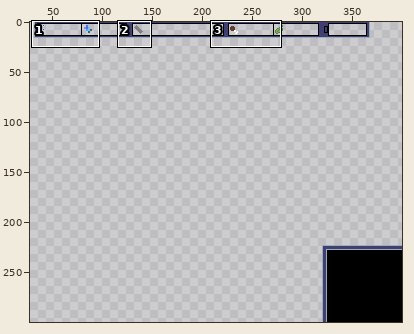
Two versions of one sprite sheet, data/images/guid.png. The picture above shows the old version from afar; the outline marks the close-up.
Close-up. As it was:
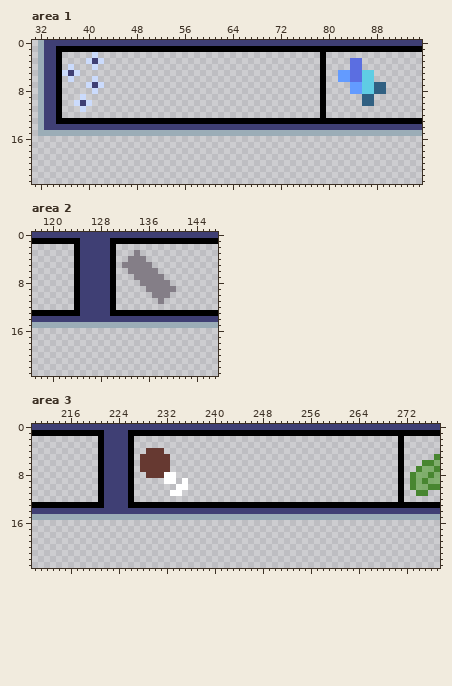
The file is 400x300 pixels. Shown: area 1: x 31..95, y 0..23; area 2: x 117..147, y 0..23; area 3: x 210..277, y 0..23. The wide view leaves out empty margins. The commit also changed other parts of the picture, which this record leaves out.
Now the later version:
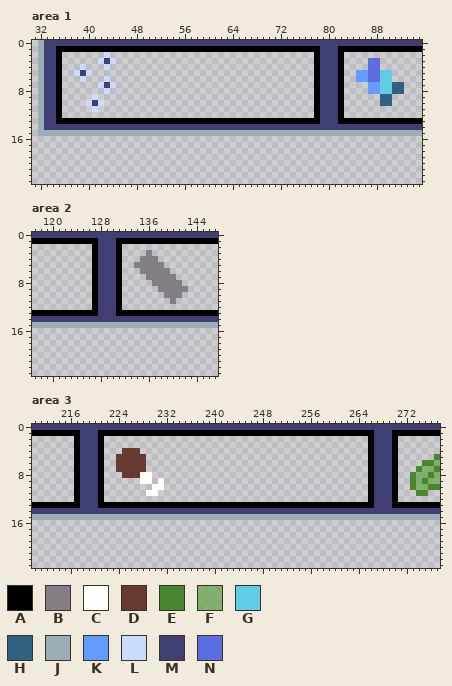
Palette (. is transparent): A #000000  B #847e87  C #ffffff  D #663931  E #488630  F #6fa957cc  G #5fcde4  H #306082  J #9badb7  K #639bff  L #cbdbfc  M #3f3f74  N #5b6ee1
Diff:
Changed rows in their new state; - is an unchanged pixel.
Area 1:
first column x 36:
 1 -------------------------------------------MMM-----------
 2 -----.-L----------------------------------AMMMA----------
 3 ----..-ML---------------------------------AMMMA-..-NN----
 4 -.-L-.-L----------------------------------AMMMA-..-NN----
 5 ..-ML-------------------------------------AMMMA..KKNNGG--
 6 -.-L-.-L----------------------------------AMMMA..KKNNGG--
 7 ----..-ML---------------------------------AMMMA-...KKGGHH
 8 -----.-L----------------------------------AMMMA-...KKGGHH
 9 ---.-L------------------------------------AMMMA---..-HH--
10 --..-ML-----------------------------------AMMMA---..-HH--
11 ---.-L------------------------------------AMMMA----------
12 ------------------------------------------AMMMA----------
13 -------------------------------------------MMM-----------
Area 2:
first column x 124:
 1 -AAA--M------------
 2 ...A--MA-----------
 3 ...A--MA--.-B------
 4 ...A--MA-..-BB-----
 5 ...A--MA..---BB----
 6 ...A--MA-..---BB---
 7 ...A--MA--..---BB--
 8 ...A--MA---..---BB-
 9 ...A--MA----..---BB
10 ...A--MA-----..-BB-
11 ...A--MA------.-B--
12 ...A--MA-----------
13 -AAA--M------------
Area 3:
first column x 217:
 1 -MMM-AAAA-----------------------------------------MMM--
 2 AMMM-.....---------------------------------------AMMMA.
 3 AMMM-.....---------------------------------------AMMMA.
 4 AMMM-...DDD-...----------------------------------AMMMA.
 5 AMMM-..DDDD-....---------------------------------AMMMA.
 6 AMMM-..DDDD-....---------------------------------AMMMA.
 7 AMMM-..DDDD-....---------------------------------AMMMA.
 8 AMMM-...DDDCC....--------------------------------AMMMA.
 9 AMMM-.....-CC-C..-.------------------------------AMMMA.
10 AMMM-.....---CC--..------------------------------AMMMA.
11 AMMM-.....--CC--..-------------------------------AMMMA.
12 AMMM-.....---------------------------------------AMMMA.
13 -MMM-AAAA-----------------------------------------MMM--
Changed places in both close-ups, as pixel boxes (x1, y1, x2, y2):
changed: (314, 46, 404, 124)
changed: (62, 52, 116, 112)
changed: (74, 238, 188, 316)
changed: (74, 430, 188, 508)
changed: (368, 430, 404, 508)
